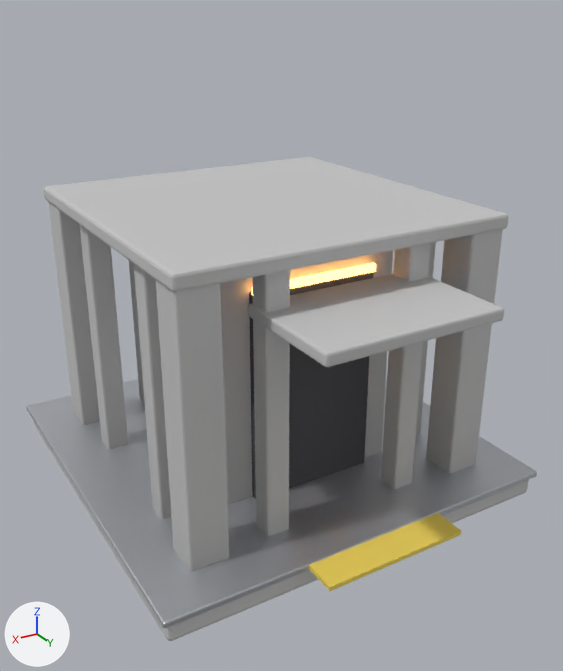
The glTF model game/assets/modules/base_2x2_concrete.glb, before and after one commit.
Rendered twice from a camera (50 mm lens) standing at (2.55, 4.54, 3.26) and looking at (0.02, 0.31, 1.15). The lights are fixed; the arrows at lower left show +X, +Y and +Z. The first picture is the older version. Vertices at exactly the same position are counted once.

Objects in the first picture: 'ext_canopy', 'ext_entrance', 'ext_entrance_glow', 'ext_hazard', 'ext_ledge', 'ext_lobby', 'int_columns', 'int_slab', 'int_slab_edge'.
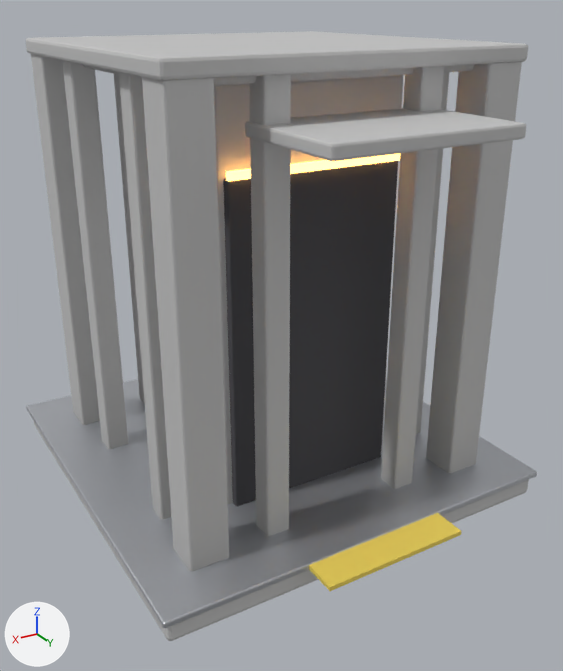
What changed in the scene script:
```text
Change me_ext_lobby:
    used by ob_ext_lobby; location = (0.0, 0.0, 0.0)
    remove me_ext_lobby.from_pydata(...)  # 56 vertices, 108 faces; spans x -0.65..0.65, y -0.65..0.65, z 0.15..1.85
    add me_ext_lobby.from_pydata(...)  # 56 vertices, 108 faces; spans x -0.65..0.65, y -0.65..0.65, z 0.15..2.85
    me_ext_lobby part 1: the whole mesh is scaled about its middle by (1, 1, 1.6), then moved by (0.0, 0.0, 0.5)
Change me_int_columns:
    used by ob_int_columns; location = (0.0, 0.0, 0.0)
    remove me_int_columns.from_pydata(...)  # 672 vertices, 1296 faces; spans x -1.13..1.13, y -1.13..1.13, z 0.0..2.0
    add me_int_columns.from_pydata(...)  # 672 vertices, 1296 faces; spans x -1.13..1.13, y -1.13..1.13, z 0.0..3.0
    me_int_columns part 2: the whole mesh is scaled about the mesh origin by (1, 1, 1.5)
Change me_ext_entrance:
    used by ob_ext_entrance; location = (0.0, 0.0, 0.0)
    remove me_ext_entrance.from_pydata(...)  # 56 vertices, 108 faces; spans x -0.45..0.45, y 0.64..0.7, z 0.15..1.65
    add me_ext_entrance.from_pydata(...)  # 56 vertices, 108 faces; spans x -0.6..0.6, y 0.64..0.7, z 0.15..2.35
    me_ext_entrance part 3: the whole mesh is scaled about its middle by (1.34, 1, 1.47), then moved by (0.0, 0.0, 0.35)
Change me_ext_entrance_glow:
    used by ob_ext_entrance_glow; location = (0.0, 0.0, 0.0)
    before: 0 (-0.45, 0.685, 1.645), 1 (-0.45, 0.685, 1.695) at pixel (373, 262), 2 (-0.45, 0.715, 1.645) at pixel (375, 271), 3 (-0.45, 0.715, 1.695) at pixel (376, 264), 4 (0.45, 0.685, 1.645) at pixel (251, 294)
    before: 5 (0.45, 0.685, 1.695) at pixel (251, 286), 6 (0.45, 0.715, 1.645), 7 (0.45, 0.715, 1.695)
    remove me_ext_entrance_glow.from_pydata(...)  # 8 vertices, 12 faces; spans x -0.45..0.45, y 0.685..0.715, z 1.645..1.695
    add me_ext_entrance_glow.from_pydata(...)  # 8 vertices, 12 faces; spans x -0.6..0.6, y 0.685..0.715, z 2.345..2.395
    me_ext_entrance_glow part 4
    add for i in [*range(0, 4)]: me_ext_entrance_glow.vertices[i].co += Vector((-0.15, 0.0, 0.7))
    add for i in [*range(4, 8)]: me_ext_entrance_glow.vertices[i].co += Vector((0.15, 0.0, 0.7))
Change me_ext_canopy:
    used by ob_ext_canopy; location = (0.0, 0.0, 0.0)
    remove me_ext_canopy.from_pydata(...)  # 56 vertices, 108 faces; spans x -0.6..0.6, y 0.9..1.7, z 1.61..1.69
    add me_ext_canopy.from_pydata(...)  # 56 vertices, 108 faces; spans x -0.6..0.6, y 0.9..1.7, z 2.61..2.69
    me_ext_canopy part 5: the whole mesh is moved by (0.0, 0.0, 1.0)
Change me_int_ceiling:
    used by ob_int_ceiling; location = (0.0, 0.0, 0.0)
    remove me_int_ceiling.from_pydata(...)  # 56 vertices, 108 faces; spans x -1.0..1.0, y -1.0..1.0, z 1.88..2.0
    add me_int_ceiling.from_pydata(...)  # 56 vertices, 108 faces; spans x -1.0..1.0, y -1.0..1.0, z 2.88..3.0
    me_int_ceiling part 6: the whole mesh is moved by (0.0, 0.0, 1.0)
Change me_ext_ledge:
    used by ob_ext_ledge; location = (0.0, 0.0, 0.0)
    remove me_ext_ledge.from_pydata(...)  # 56 vertices, 108 faces; spans x -1.15..1.15, y -1.15..1.15, z 1.93..2.03
    add me_ext_ledge.from_pydata(...)  # 56 vertices, 108 faces; spans x -1.15..1.15, y -1.15..1.15, z 2.93..3.03
    me_ext_ledge part 7: the whole mesh is moved by (0.0, 0.0, 1.0)
```

Pixel boxes (x1, y1, x2, y2) of what changed, in the pictures (563 x 671 px):
'int_columns', rescaled: before (48, 202, 503, 571); after (31, 54, 522, 571)
'ext_ledge', moved: before (44, 157, 508, 292); after (26, 31, 528, 81)
'ext_entrance', moved, rescaled (40% wider, 52% taller): before (249, 272, 374, 499); after (223, 161, 398, 506)
'ext_canopy', moved: before (248, 274, 504, 367); after (245, 108, 526, 161)
'ext_lobby', mesh rescaled: before (220, 250, 393, 504); after (214, 75, 403, 504)
'ext_entrance_glow', reshaped (40% wider, 12% shorter): before (252, 263, 376, 295); after (226, 153, 400, 181)
'int_ceiling', moved (not visible before): after (61, 60, 474, 86)
